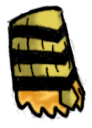
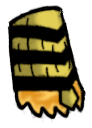
Comparing the layer stacks of the two 92×128 images. Changes:
painted on "Layer #1" over [6,5,87,121]
added layer "2 #1" above "2" over [10,9,76,109]
